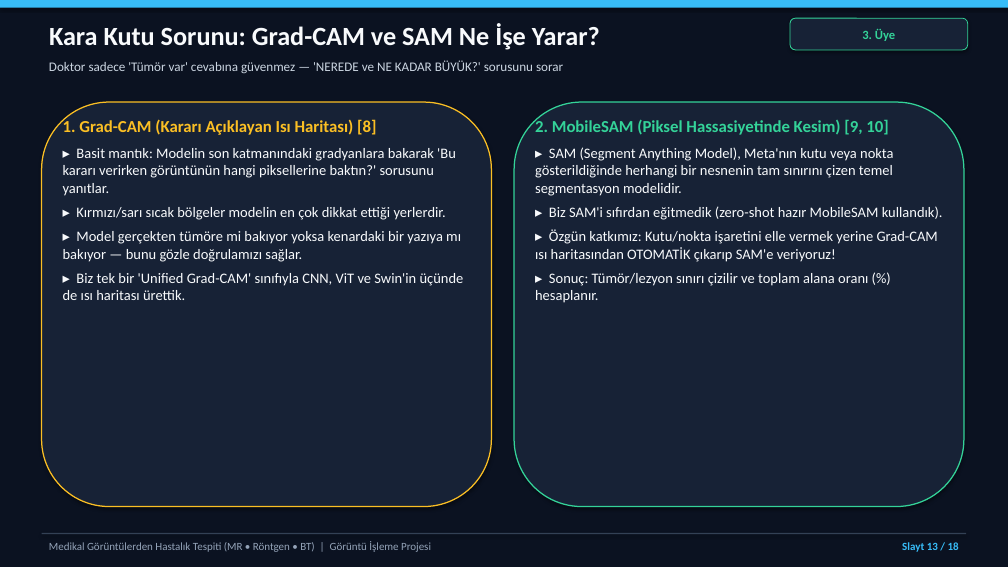
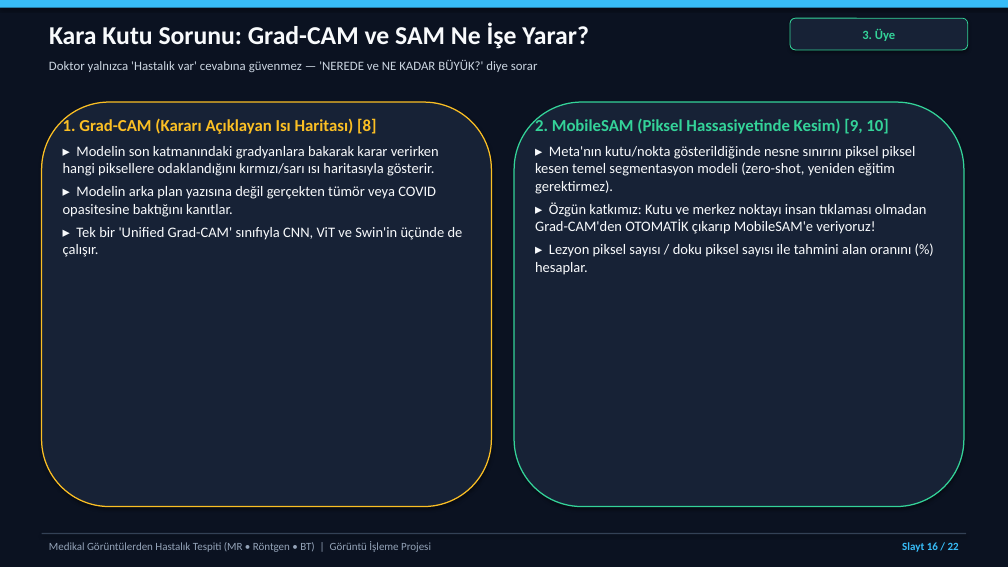
Before and after one commit to berkay01akin/medeical_disase_dedect, a slide deck: slide 16 of docs/Sunum_Medikal_Goruntu_Tespiti.pptx (slide 13 before the commit). Drawn at 1008x567 pixels with LibreOffice and Linux fonts; fonts in the diff are those of the drawing. Boxes give left, top, right and bottom in pixels: in the first picture for what was removed or moved away, otherwise in the second. Text is boxed around its words. In the diff, an @@ line names an element or a change of style, - is before the commit and + after.

```diff
--- a/docs/Sunum_Medikal_Goruntu_Tespiti.pptx
+++ b/docs/Sunum_Medikal_Goruntu_Tespiti.pptx
@@ text "Kara Kutu Sorunu: Grad-CAM ve ..." at bbox=[49, 23, 589, 49]: size 25 to 24.5 pt @@
@@ text at bbox=[49, 60, 538, 72]: text changed; size 12.5 to 12.2 pt @@
-Doktor sadece 'Tümör var' cevabına güvenmez — 'NEREDE ve NE KADAR BÜYÜK?' sorusunu sorar
+Doktor yalnızca 'Hastalık var' cevabına güvenmez — 'NEREDE ve NE KADAR BÜYÜK?' diye sorar
@@ text at bbox=[63, 146, 463, 257]: text changed @@
-▸ Basit mantık: Modelin son katmanındaki gradyanlara bakarak 'Bu kararı verirken görüntünün hangi piksellerine baktın?' sorusunu yanıtlar.
-▸ Kırmızı/sarı sıcak bölgeler modelin en çok dikkat ettiği yerlerdir.
-▸ Model gerçekten tümöre mi bakıyor yoksa kenardaki bir yazıya mı bakıyor — bunu gözle doğrulamızı sağlar.
-▸ Biz tek bir 'Unified Grad-CAM' sınıfıyla CNN, ViT ve Swin'in üçünde de ısı haritası ürettik.
+▸ Modelin son katmanındaki gradyanlara bakarak karar verirken hangi piksellere odaklandığını kırmızı/sarı ısı haritasıyla gösterir.
+▸ Modelin arka plan yazısına değil gerçekten tümör veya COVID opasitesine baktığını kanıtlar.
+▸ Tek bir 'Unified Grad-CAM' sınıfıyla CNN, ViT ve Swin'in üçünde de çalışır.
@@ text at bbox=[535, 146, 927, 275]: text changed @@
-▸ SAM (Segment Anything Model), Meta'nın kutu veya nokta gösterildiğinde herhangi bir nesnenin tam sınırını çizen temel segmentasyon modelidir.
-▸ Biz SAM'i sıfırdan eğitmedik (zero-shot hazır MobileSAM kullandık).
-▸ Özgün katkımız: Kutu/nokta işaretini elle vermek yerine Grad-CAM ısı haritasından OTOMATİK çıkarıp SAM'e veriyoruz!
-▸ Sonuç: Tümör/lezyon sınırı çizilir ve toplam alana oranı (%) hesaplanır.
+▸ Meta'nın kutu/nokta gösterildiğinde nesne sınırını piksel piksel kesen temel segmentasyon modeli (zero-shot, yeniden eğitim gerektirmez).
+▸ Özgün katkımız: Kutu ve merkez noktayı insan tıklaması olmadan Grad-CAM'den OTOMATİK çıkarıp MobileSAM'e veriyoruz!
+▸ Lezyon piksel sayısı / doku piksel sayısı ile tahmini alan oranını (%) hesaplar.
@@ text at bbox=[902, 542, 959, 552]: text changed @@
-Slayt 13 / 18
+Slayt 16 / 22
```
Also in this commit, not shown: 15 other slides changed, 6 slides added, 2 slides removed, 6 other files.
